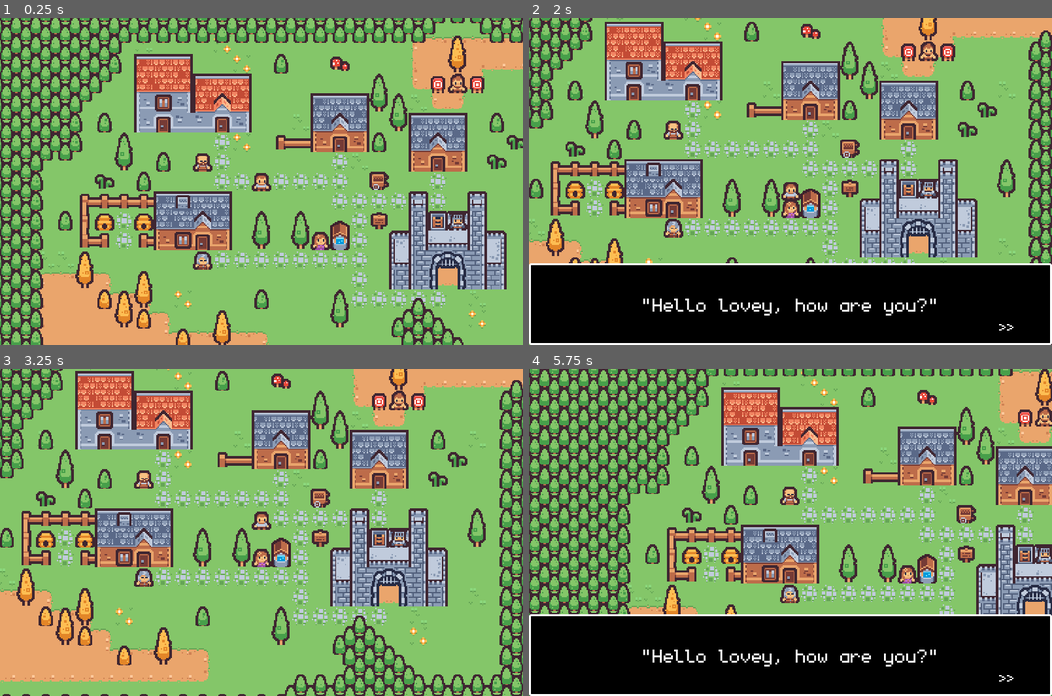
Above: before the commit, frames 1-4 (two rows, left to right).
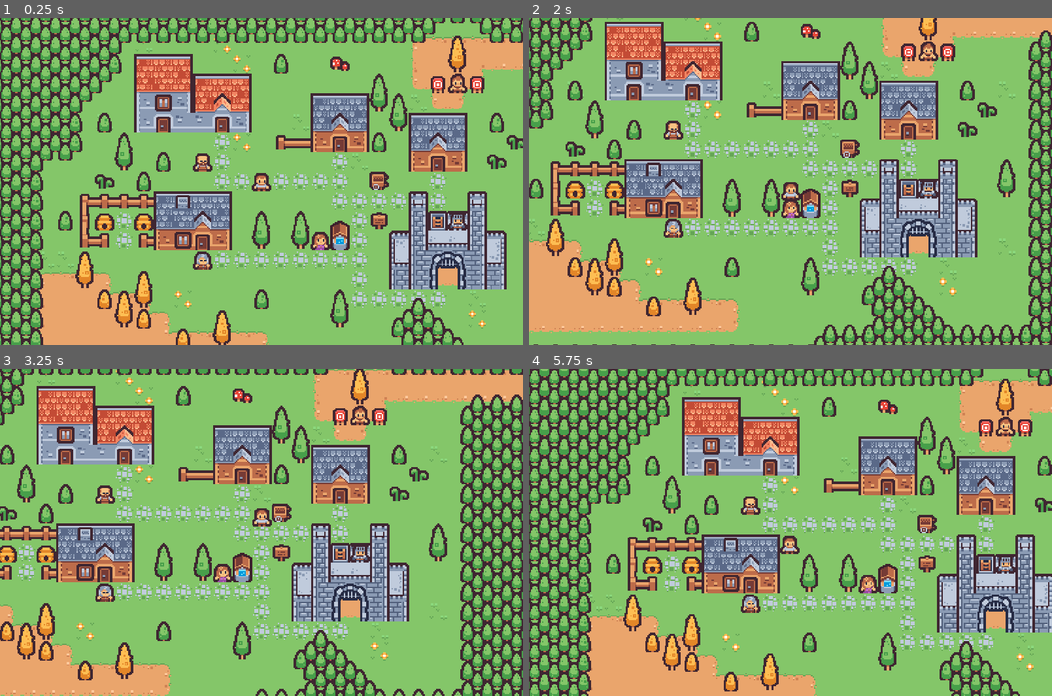
Above: after the commit, the same moments.

Repository: Teeohbee/TinyTown
Game: Godot game, scene res://world.tscn
The game is run twice, just before and just after one commit, with the same random seed, the same clock (stepped at 60 frames per second) and the same inputs.
Inputs:
- Up to frame 1 (0.25 s): no input
- Up to frame 2 (2 s): tap Enter (ui_accept) at 0.5, 0.77, 1.52 s; hold Right (ui_right) 0.53-1.28 s; hold Down (ui_down) from 1.28 s (still down)
- Up to frame 3 (3.25 s): release Down (ui_down) at 2.03 s; hold Right (ui_right) 2.03-2.78 s; hold Up (ui_up) from 2.78 s (still down); tap Enter (ui_accept) at 3.02 s
- Up to frame 4 (5.75 s): release Up (ui_up) at 3.53 s; hold Left (ui_left) 3.53-5.03 s; tap Enter (ui_accept) at 3.77, 4.52 s; hold Down (ui_down) from 5.03 s (still down)

The runs differ from the first frame. In frame 1, less than 0.1% of the frame differs, in the area x 37-40%, y 72-73%; in frame 2, 25%; in frame 3, 58%; in frame 4, 75%, in the area x 0-100%, y 0-100%.

Commit message:
Add granny NPC as StaticBody - Staticbody allows the player to collide with it - Only displays text box on collision if collider is an NPC - Can iterate through multiple lines of dialogue

Diff:
--- a/player.gd
+++ b/player.gd
@@ -14,6 +14,7 @@
 }
 var moving = false
 var talking = false
+var dialogue = ["Alright fella!", "Hello lovey, how are you?", "aw that's good, now scram!"]
 
 @onready var ray = $RayCast2D
 
@@ -45,13 +46,20 @@
 		if Input.is_action_pressed(dir):
 			if is_colliding(dir):
 				$AnimationPlayer.play("bump_" + dir)
-				$Camera2D/CanvasLayer/Panel.show()
-				talking = true
-				await self.text_box_closed
-				talking = false
-				$Camera2D/CanvasLayer/Panel.hide()
+				if ray.get_collider().is_in_group("npc"):
+					talk_with_npc()
 			else:
 				move(dir)
+
+
+func talk_with_npc():
+	$Camera2D/CanvasLayer/Panel.show()
+	talking = true
+	for line in dialogue:
+		$Camera2D/CanvasLayer/Panel/TextBox.text = line
+		await self.text_box_closed
+	talking = false
+	$Camera2D/CanvasLayer/Panel.hide()
 
 
 # Checks if the player will collide in the given direction
--- a/world.tscn
+++ b/world.tscn
@@ -115,6 +115,9 @@
 "bump_ui_up": SubResource("Animation_rt30o")
 }
 
+[sub_resource type="RectangleShape2D" id="RectangleShape2D_8kmt6"]
+size = Vector2(16, 16)
+
 [node name="World" type="Node2D"]
 
 [node name="TileMap" type="TileMap" parent="."]
@@ -127,7 +130,7 @@
 layer_1/tile_data = PackedInt32Array(1048609, 524288, 6, 1048610, 589824, 6, 1048614, 262144, 2, 917543, 262144, 0, 983 …(52071 unchanged characters)…
 layer_2/name = "NPCs"
 layer_2/z_index = 2
-layer_2/tile_data = PackedInt32Array(1310762, 65537, 8, 1376291, 196609, 8, 1441821, 262145, 8, 1114141, 131073, 7, 852010, 262145, 7)
+layer_2/tile_data = PackedInt32Array(1310762, 65537, 8, 1376291, 196609, 8, 1114141, 131073, 7, 852010, 262145, 7)
 
 [node name="DungeonEntrance" type="Area2D" parent="TileMap"]
 
@@ -209,4 +212,15 @@
 "": SubResource("AnimationLibrary_fgia8")
 }
 
+[node name="Granny" type="StaticBody2D" parent="." groups=["npc"]]
+position = Vector2(472, 360)
+
+[node name="Sprite2D" type="Sprite2D" parent="Granny"]
+texture = ExtResource("2_hcw0y")
+region_enabled = true
+region_rect = Rect2(64, 128, 16, 16)
+
+[node name="CollisionShape2D" type="CollisionShape2D" parent="Granny"]
+shape = SubResource("RectangleShape2D_8kmt6")
+
 [connection signal="area_entered" from="TileMap/DungeonEntrance" to="Player" method="_on_dungeon_entrance_area_entered"]
Not shown: 1 places in world.tscn that only renumber resources
